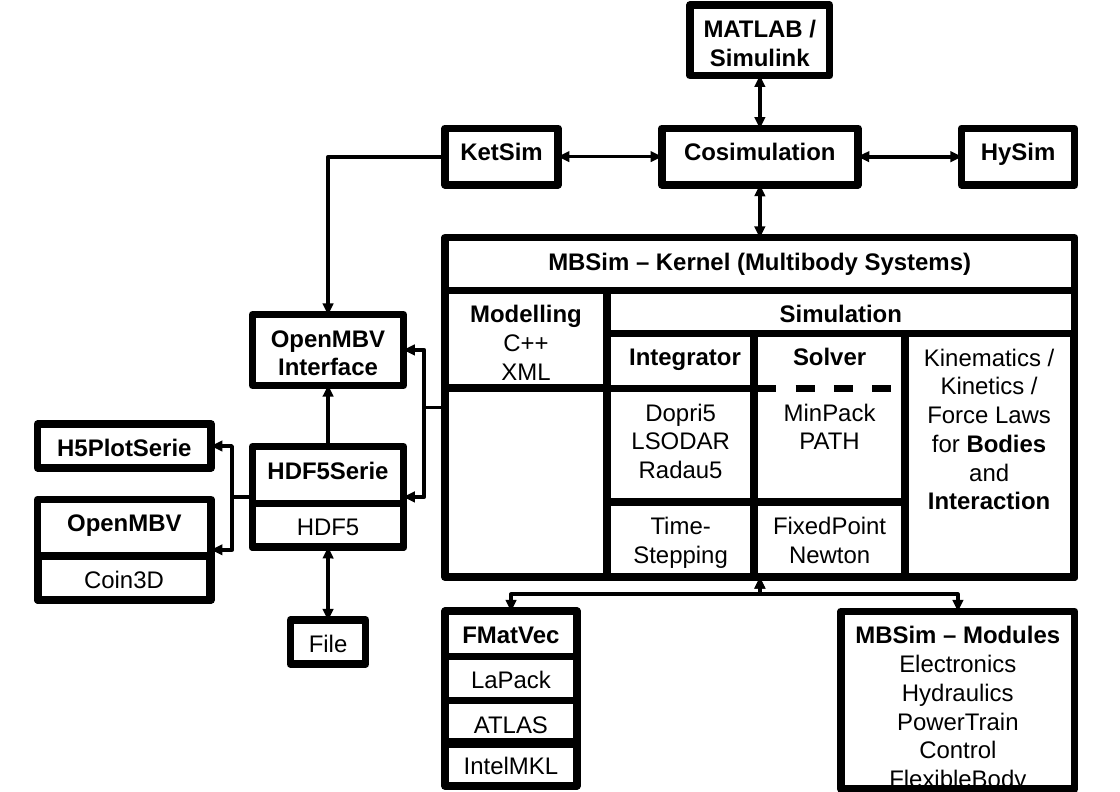
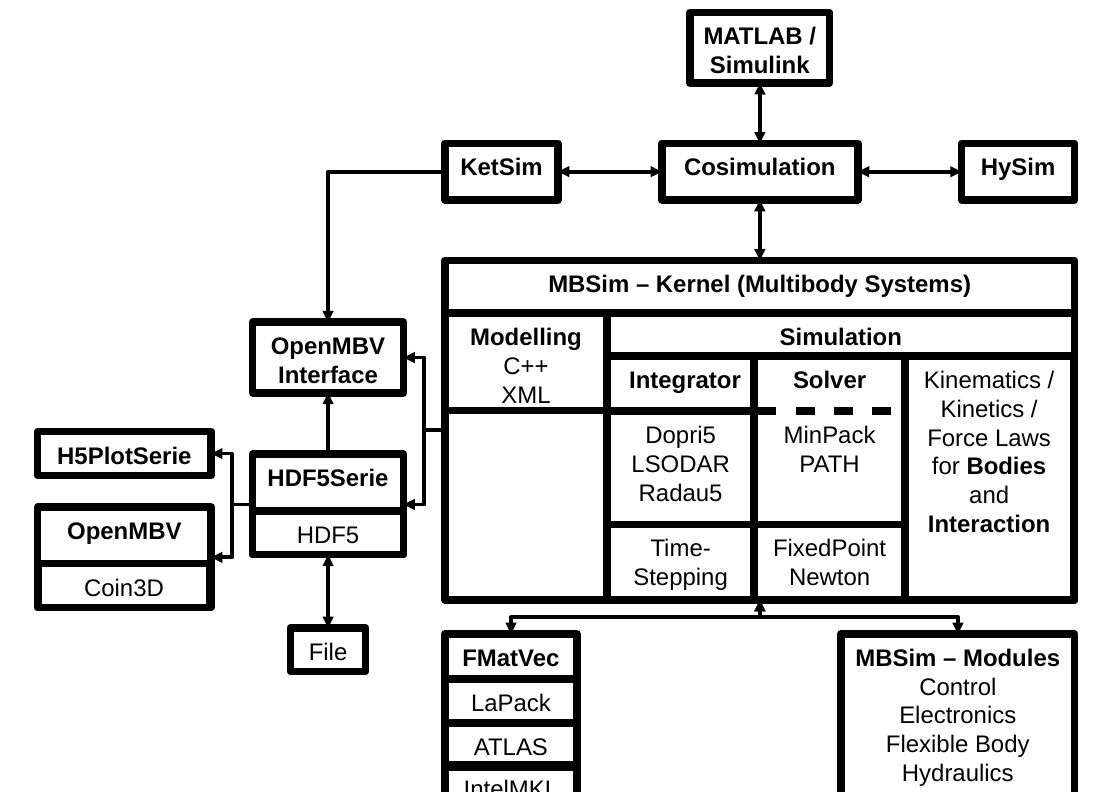
Before and after one commit to mbsim-env/mbsim, a slide deck: slide 2 of trunk/tutorial/CDR/mbsim_embedding.odp. Drawn at 1120x792 pixels with LibreOffice and Linux fonts; fonts in the diff are those of the drawing. Boxes give left, top, right and bottom in pixels: in the first picture for what was removed or moved away, otherwise in the second. Text is boxed around its words. In the diff, an @@ line names an element or a change of style, - is before the commit and + after.

Commit message:
FlexibleBody as new module - trying again

```diff
--- a/trunk/tutorial/CDR/mbsim_embedding.odp
+++ b/trunk/tutorial/CDR/mbsim_embedding.odp
@@ elbow double arrow moved from (760, 128) - (760, 76) to (760, 144) - (760, 83) @@
@@ elbow arrow moved from (446, 156) - (329, 314) to (446, 171) - (329, 322) @@
@@ 3 rectangles, 2 elbow double arrows: place and size @@
-3 rectangles, 2 elbow double arrows at [446,128,1075,185]
+3 rectangles, 2 elbow double arrows at [446,144,1075,200]
@@ elbow double arrow moved from (760, 238) - (760, 185) to (760, 261) - (760, 200) @@
@@ elbow arrow moved from (446, 407) - (403, 350) to (446, 430) - (403, 357) @@
@@ 5 rectangles, 1 elbow double arrow, 1 elbow arrow: place and size @@
-5 rectangles, 1 elbow double arrow, 1 elbow arrow at [37,314,403,664]
+5 rectangles, 1 elbow double arrow, 1 elbow arrow at [37,322,403,672]
@@ 5 rectangles: place and size @@
-5 rectangles at [446,389,904,743]
+5 rectangles at [446,411,904,766]
@@ elbow arrow moved from (446, 407) - (403, 497) to (446, 430) - (403, 504) @@
@@ 3 rectangles, 2 elbow arrows: place and size @@
-3 rectangles, 2 elbow arrows at [37,5,830,600]
+3 rectangles, 2 elbow arrows at [37,12,830,607]
@@ 9 rectangles, 2 elbow double arrows: place and size @@
-9 rectangles, 2 elbow double arrows at [446,238,1075,786]
+9 rectangles, 2 elbow double arrows at [446,261,1075,792]
@@ rectangle "MBSim – Modules": place and size @@
-rectangle "MBSim – Modules" at [841,611,1075,789]
+rectangle "MBSim – Modules" at [841,633,1075,792]
@@ text in rectangle at [886,677,1030,757]: text changed @@
-Electronics
+Control
+Electronics
+Flexible Body
@@ text in rectangle at [919,740,996,759]: paragraph removed @@
-Control
```
Also in this commit, not shown: 2 other slides changed, 1 other file.
